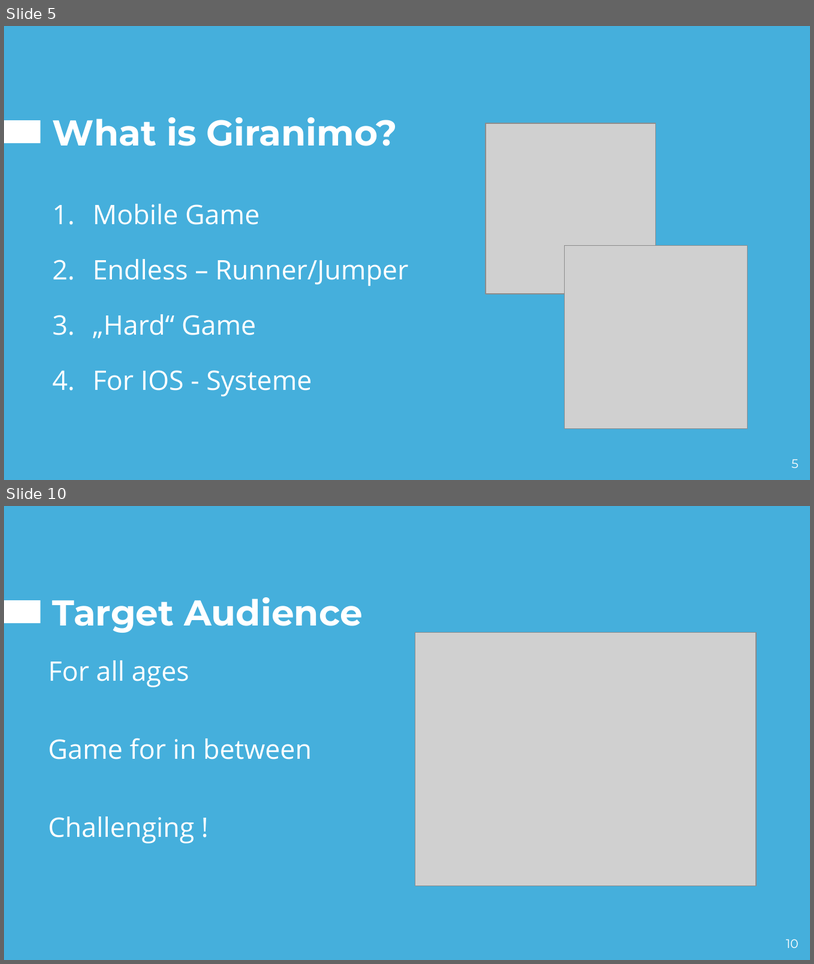
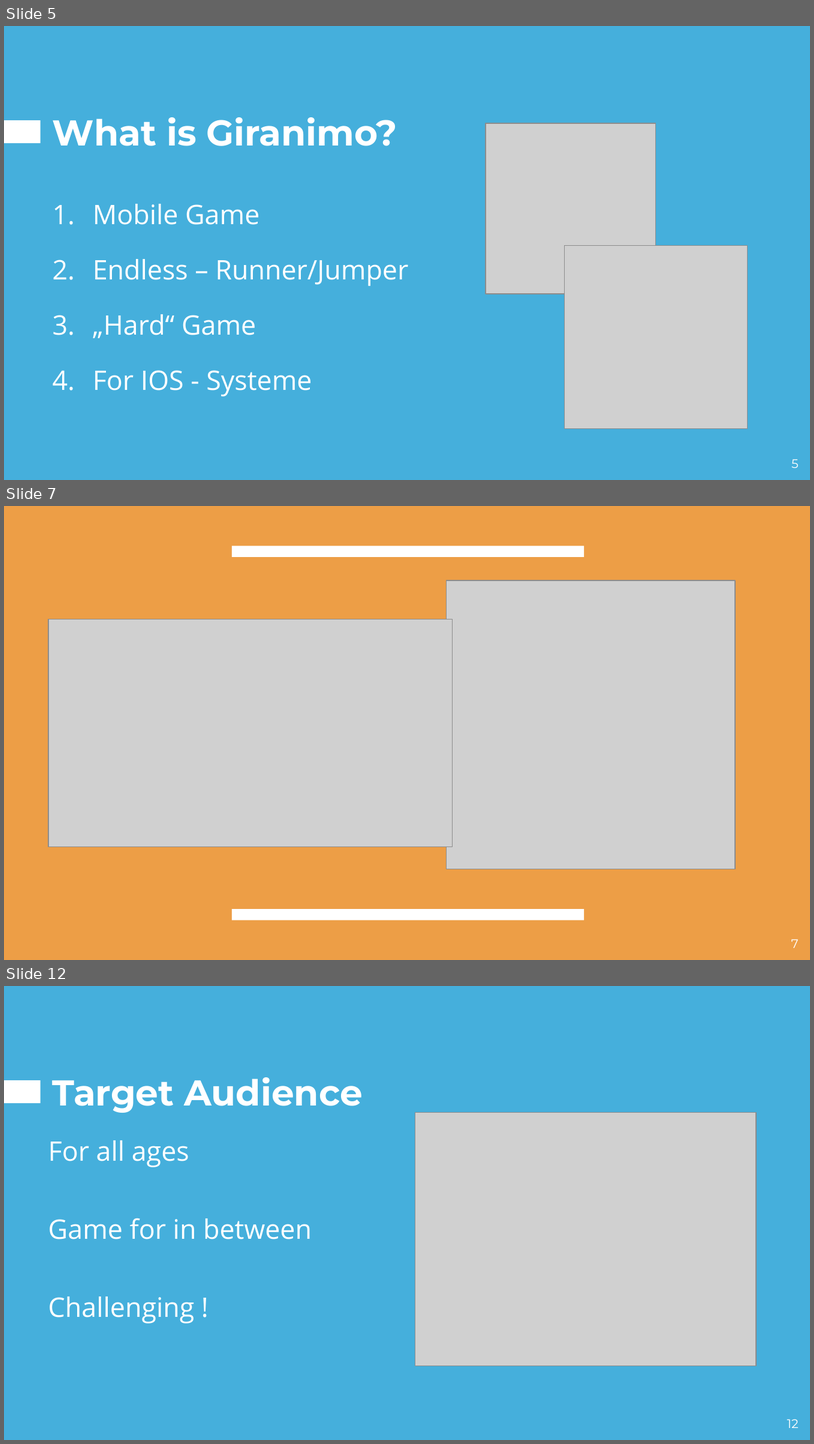
Before and after one commit to hakrrr/Giranimo, a slide deck: Presentation/Pitch.pptx. Shown one above the other, each under a label of ours: slides 5 and 10 before the commit, slides 5, 7 and 12 after it; the slides between them are not shown. The pictures are 814x964 and 814x1444 pixels, drawn with LibreOffice and Linux fonts; fonts in the diff are those of the drawing; grey boxes stand for pictures. Boxes give left, top, right and bottom in pixels: in the first picture for what was removed or moved away, otherwise in the second. Text is boxed around its words. In the diff, an @@ line names an element or a change of style, - is before the commit and + after.

```diff
--- a/Presentation/Pitch.pptx
+++ b/Presentation/Pitch.pptx
@@ slide 7 added at box(4, 506, 810, 960), background #ED9E46 @@
@@ rectangle added at box(232, 546, 585, 557), fill #FFFFFF @@
@@ picture added at box(447, 580, 735, 869) @@
@@ text added at box(321, 610, 494, 667), 96 pt, text #FFFFFF, bold @@
+“
@@ picture added at box(48, 619, 452, 846) @@
@@ rectangle added at box(232, 909, 585, 919), fill #FFFFFF @@
@@ page number added at box(792, 939, 799, 948), 11 pt, text #FFFFFF @@
+7
@@ what was slide 10 is now slide 12 @@
@@ page number at box(788, 1419, 799, 1428): text changed @@
-10
+12
```
Also in this commit, not shown: 4 slides changed, 1 other slide added, 6 other files.
